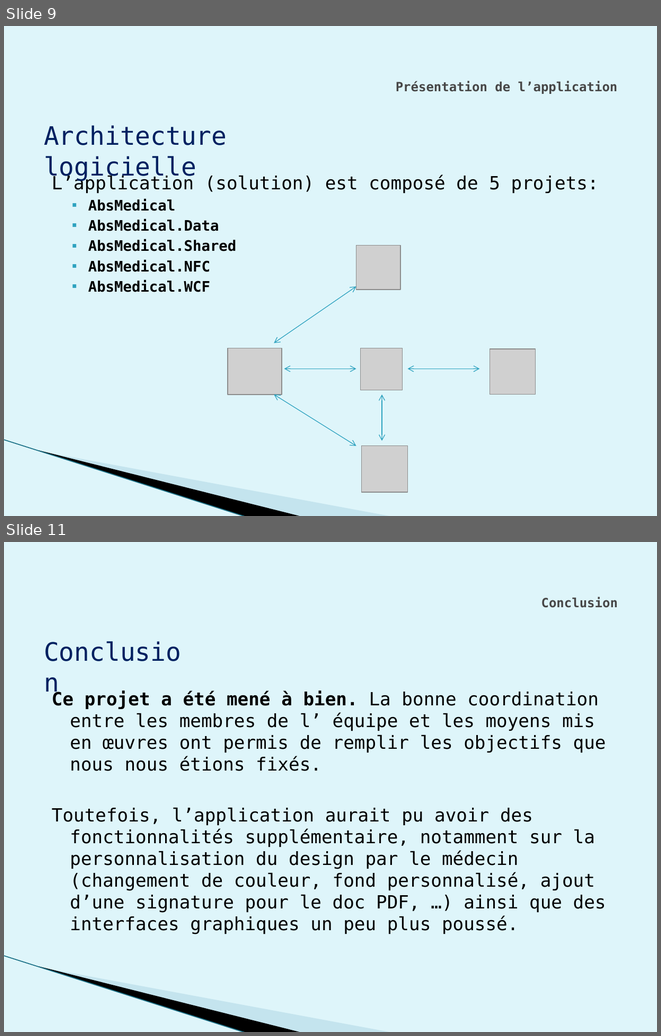
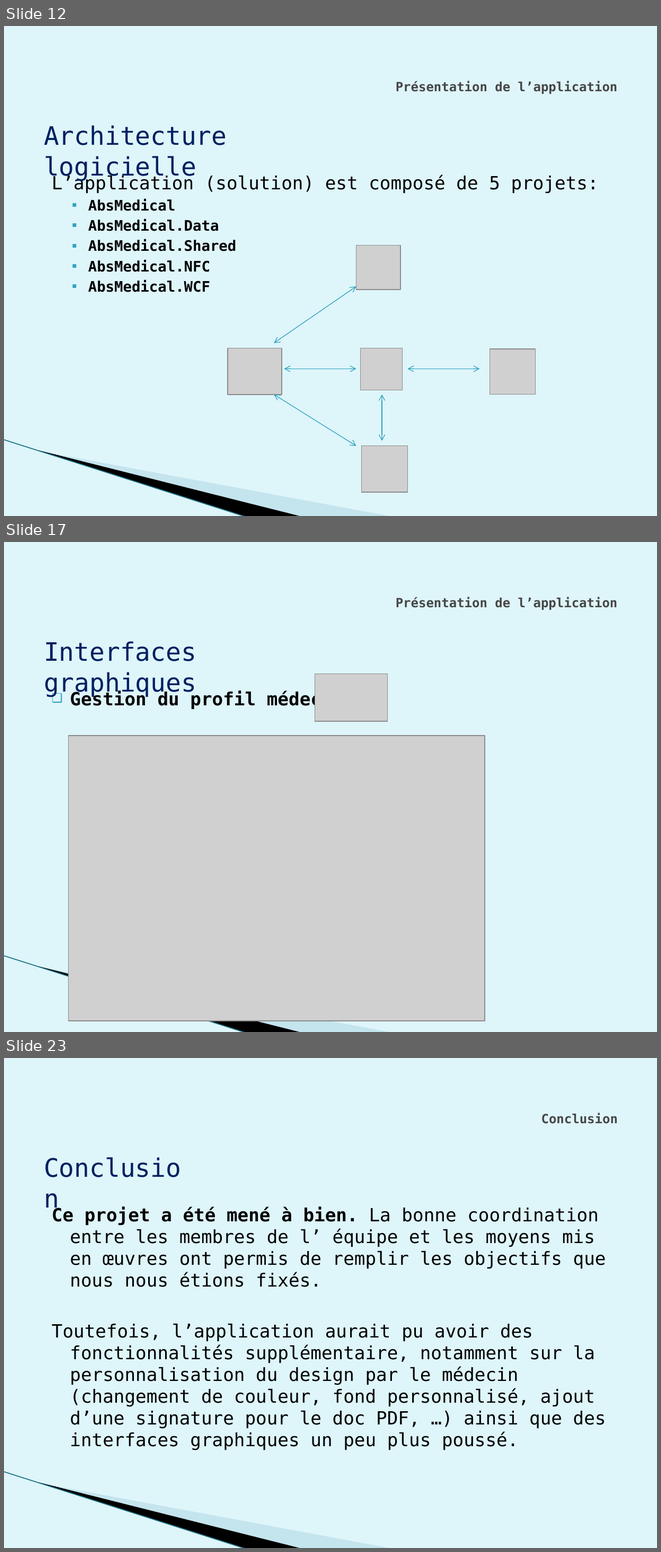
Before and after one commit to weetrax/AbsMedicalWPF, a slide deck: doc/Diapo.pptx. Shown one above the other, each under a label of ours: slides 9 and 11 before the commit, slides 12, 17 and 23 after it; the slides between them are not shown. The pictures are 661x1036 and 661x1552 pixels, drawn with LibreOffice and Linux fonts; fonts in the diff are those of the drawing; grey boxes stand for pictures; background and template pictures are left out. Boxes give left, top, right and bottom in pixels: in the first picture for what was removed or moved away, otherwise in the second. Text is boxed around its words. In the diff, an @@ line names an element or a change of style, - is before the commit and + after.

```diff
--- a/doc/Diapo.pptx
+++ b/doc/Diapo.pptx
@@ slide 17 added at (4, 542, 657, 1032), background #DEF5FA; not listed: 3 template elements that a slide beside it also shows @@
@@ title added at (396, 597, 618, 610), 14 pt, text #464646, bold @@
+Présentation de l’application
@@ text added at (44, 641, 196, 697), 28 pt, text #002060 @@
+Interfaces graphiques
@@ picture added at (315, 674, 387, 722) @@
@@ text added at (70, 691, 343, 709), 20 pt, text #000000, bold @@
+❑ Gestion du profil médecin
@@ picture added at (68, 735, 485, 1021) @@
@@ what was slide 9 is now slide 12 @@
@@ what was slide 11 is now slide 23 @@
```
Also in this commit, not shown: 4 slides changed, 11 other slides added, 1 other file.
